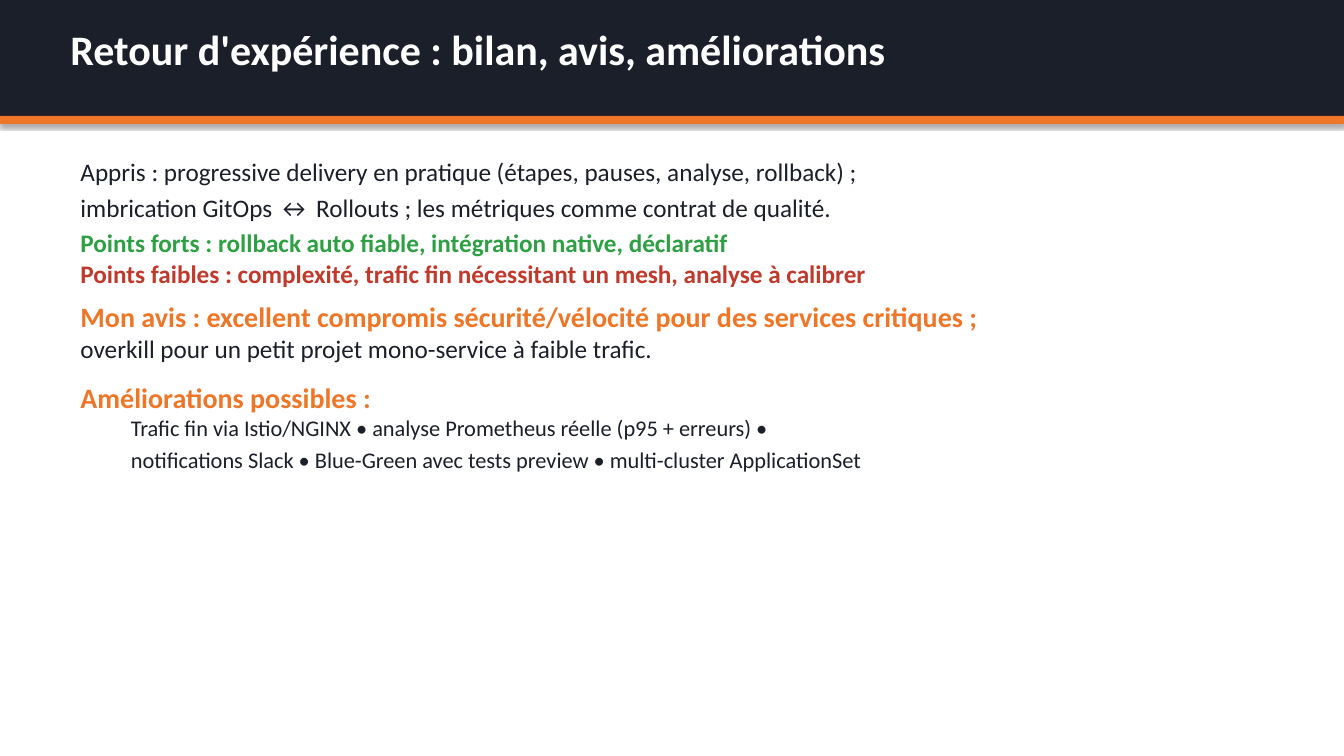
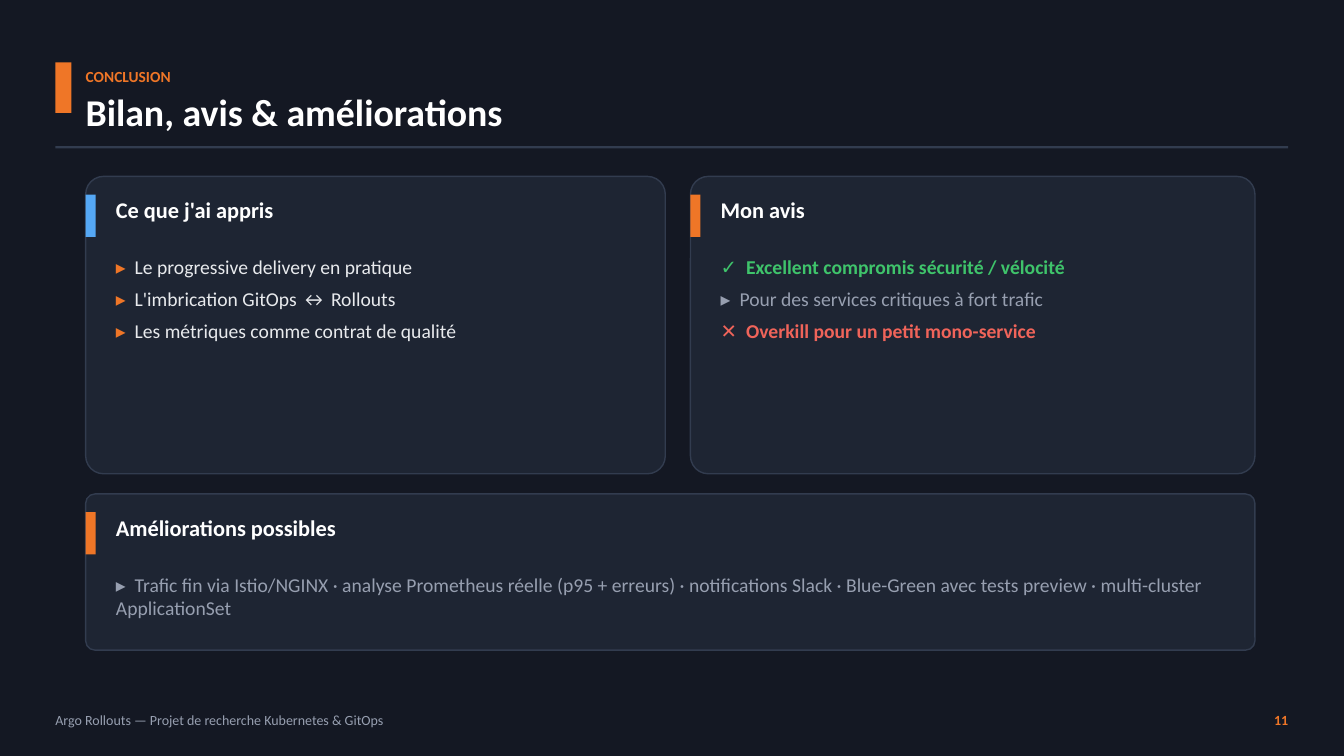
Before and after one commit to Louis-JB/argo-rollouts-demo, a slide deck: slide 12 of slides/argo-rollouts.pptx (slide 14 before the commit). Drawn at 1344x756 pixels with LibreOffice and Linux fonts; fonts in the diff are those of the drawing. Boxes give left, top, right and bottom in pixels: in the first picture for what was removed or moved away, otherwise in the second. Text is boxed around its words. In the diff, an @@ line names an element or a change of style, - is before the commit and + after.

Commit message:
Refonte du PowerPoint : thème sombre élégant + capture réelle de l'UI
- Nouveau design (cartes, colonnes, code boxes, pieds de page, page de titre)
- 13 slides conformes (10-15) couvrant les 4 parties
- Capture navigateur réelle de l'UI rollouts-demo (Chromium headless)
- Images terminal colorisées des démos canary/rollback

```diff
--- a/slides/argo-rollouts.pptx
+++ b/slides/argo-rollouts.pptx
@@ background #FFFFFF to #141823 @@
@@ rectangle removed at [0,0,1344,116] @@
@@ text "CONCLUSION" at [86,72,503,131]: vertical alignment top to middle @@
@@ rectangle added at [55,63,72,113], fill #EF7627 @@
@@ text at [86,72,503,131]: text changed; size 30 to 27 pt @@
-Retour d'expérience : bilan, avis, améliorations
+CONCLUSION
+Bilan, avis & améliorations
@@ rectangle: place and size @@
-rectangle at [0,116,1344,124]
+rectangle at [55,146,1289,148]
@@ rectangle at [55,146,1289,148]: fill #EF7627 to #323C4F; shadow off @@
@@ text removed at [80,162,963,472] @@
-Appris : progressive delivery en pratique (étapes, pauses, analyse, rollback) ;
-imbrication GitOps ↔ Rollouts ; les métriques comme contrat de qualité.
-Points forts : rollback auto fiable, intégration native, déclaratif
-Points faibles : complexité, trafic fin nécessitant un mesh, analyse à calibrer
-Mon avis : excellent compromis sécurité/vélocité pour des services critiques ;
-overkill pour un petit projet mono-service à faible trafic.
-Améliorations possibles :
-  Trafic fin via Istio/NGINX • analyse Prometheus réelle (p95 + erreurs) •
-  notifications Slack • Blue-Green avec tests preview • multi-cluster ApplicationSet
@@ rounded rectangle added at [86,176,665,474], fill #1E2533, outline #323C4F 1 pt @@
@@ rounded rectangle added at [691,176,1255,474], fill #1E2533, outline #323C4F 1 pt @@
@@ rectangle added at [86,195,96,237], fill #55A8F5 @@
@@ text added at [116,202,273,222], 16 pt, text #FFFFFF, bold @@
+Ce que j'ai appris
@@ rectangle added at [691,195,701,237], fill #EF7627 @@
@@ text added at [721,202,805,218], 16 pt, text #FFFFFF, bold @@
+Mon avis
@@ text added at [135,260,456,341], 14 pt, text #E8EAED @@
+▸ Le progressive delivery en pratique
+▸ L'imbrication GitOps ↔ Rollouts
+▸ Les métriques comme contrat de qualité
@@ text added at [740,260,1065,341], 14 pt, text #3FC46B, bold @@
+✓ Excellent compromis sécurité / vélocité
+▸ Pour des services critiques à fort trafic
+✕ Overkill pour un petit mono-service
@@ rounded rectangle added at [86,494,1255,650], fill #1E2533, outline #323C4F 1 pt @@
@@ rectangle added at [86,512,96,555], fill #EF7627 @@
@@ text added at [116,520,336,540], 16 pt, text #FFFFFF, bold @@
+Améliorations possibles
@@ text added at [116,578,1202,618], 14 pt, text #979FB0 @@
+▸ Trafic fin via Istio/NGINX · analyse Prometheus réelle (p95 + erreurs) · notifications Slack · Blue-Green avec tests preview · multi-cluster ApplicationSet
@@ text added at [55,715,384,728], 10 pt, text #979FB0 @@
+Argo Rollouts — Projet de recherche Kubernetes & GitOps
@@ text added at [1274,716,1288,725], 10 pt, text #EF7627, bold @@
+11
```
Also in this commit, not shown: 11 other slides changed, 1 slide added, 3 slides removed, 3 other files.
